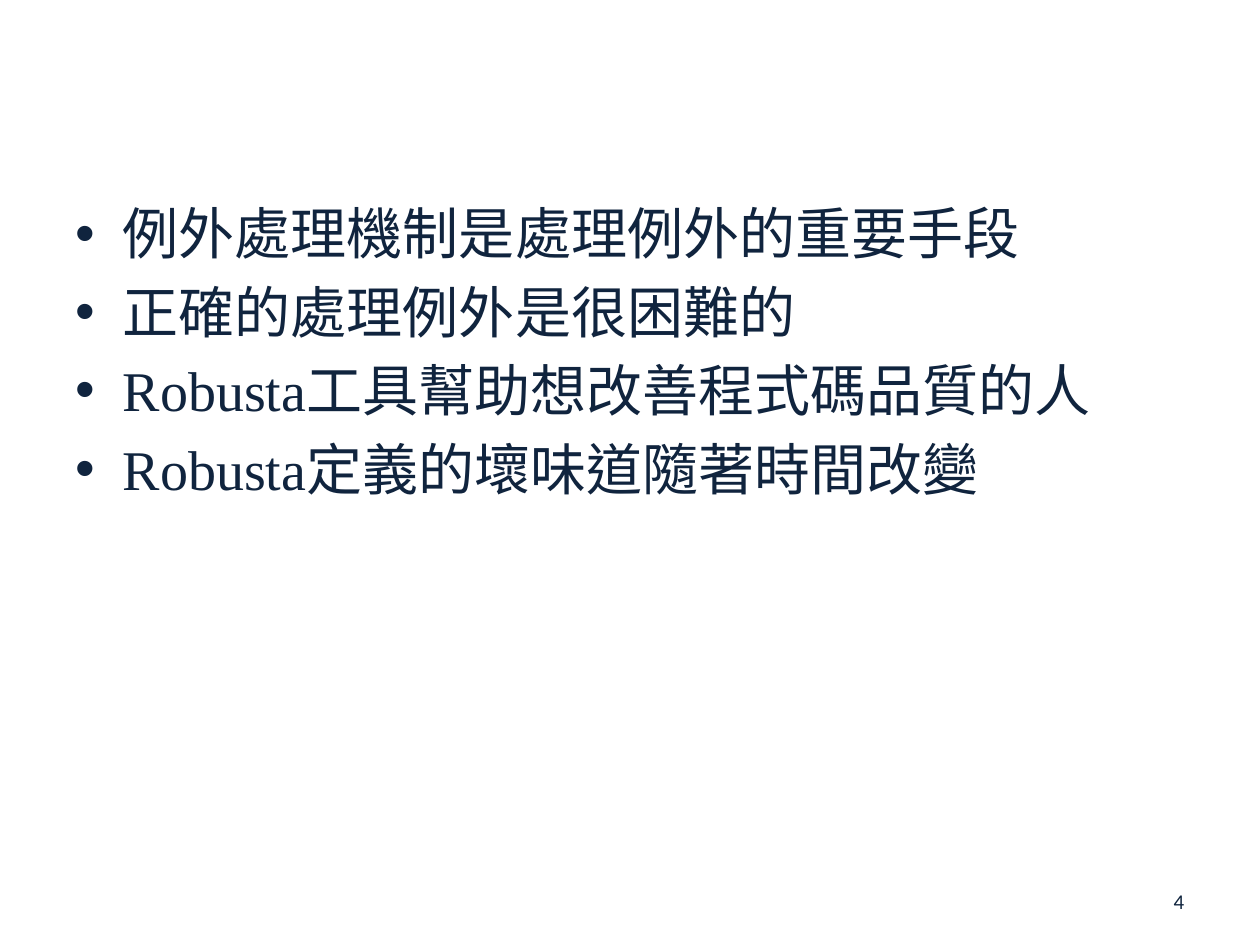
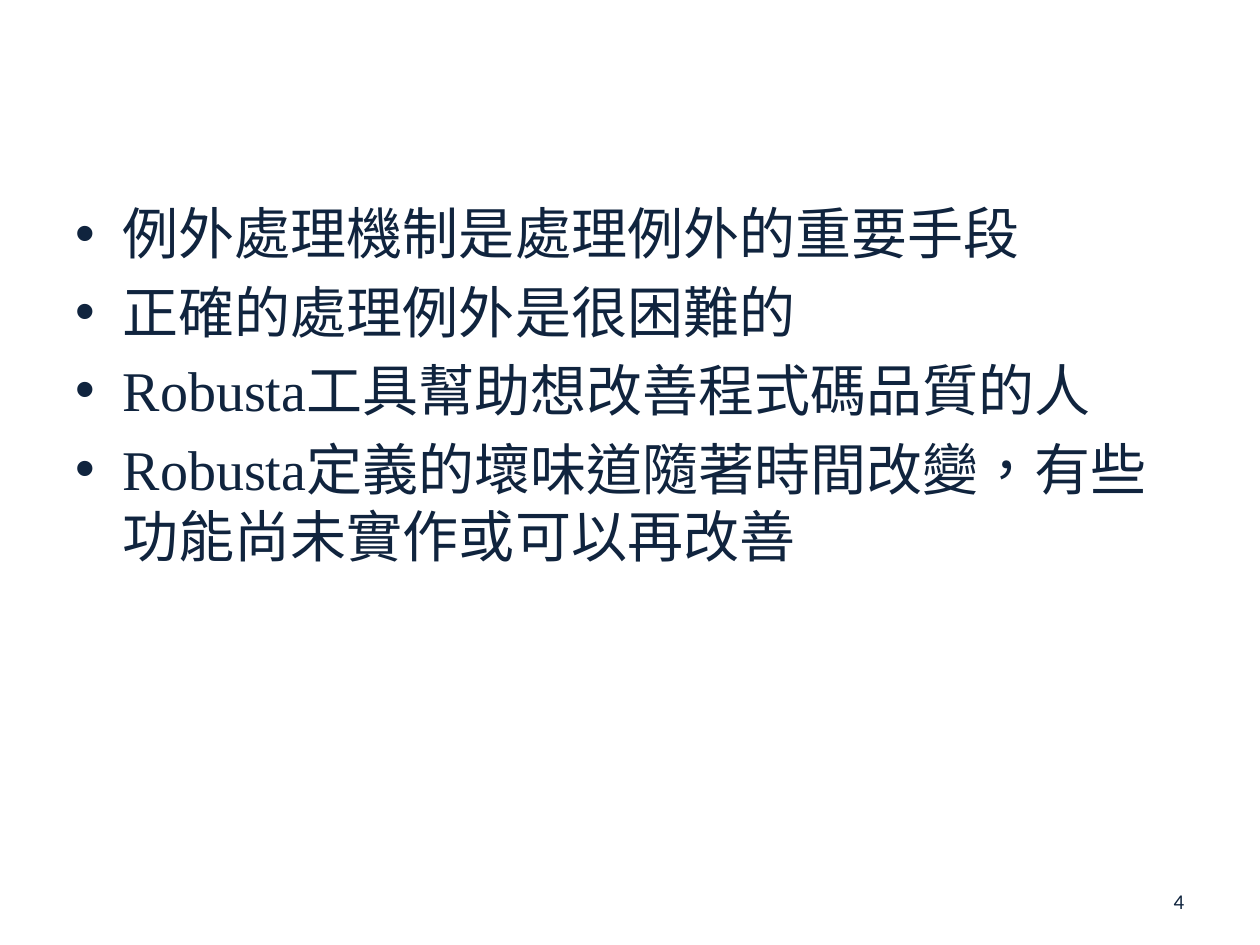
Before and after one commit to s7130457/thesis, a slide deck: slide 4 of 楊雅雯-口試投影片.pptx. Drawn at 1260x945 pixels with LibreOffice and Linux fonts; fonts in the diff are those of the drawing; background and template pictures are left out. Boxes give left, top, right and bottom in pixels: in the first picture for what was removed or moved away, otherwise in the second. Text is boxed around its words. In the diff, an @@ line names an element or a change of style, - is before the commit and + after.

```diff
--- a/楊雅雯-口試投影片.pptx
+++ b/楊雅雯-口試投影片.pptx
@@ text at (123, 446, 1147, 562): text changed @@
-• Robusta定義的壞味道隨著時間改變
+• Robusta定義的壞味道隨著時間改變，有些功能尚未實作或可以再改善
```
Also in this commit, not shown: 12 other slides changed, 3 slides added.
